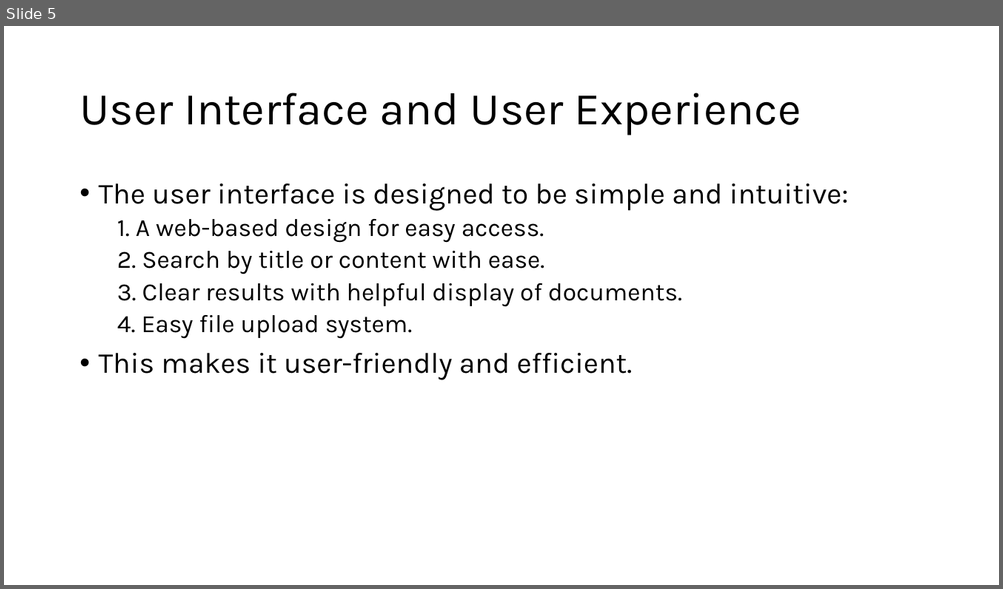
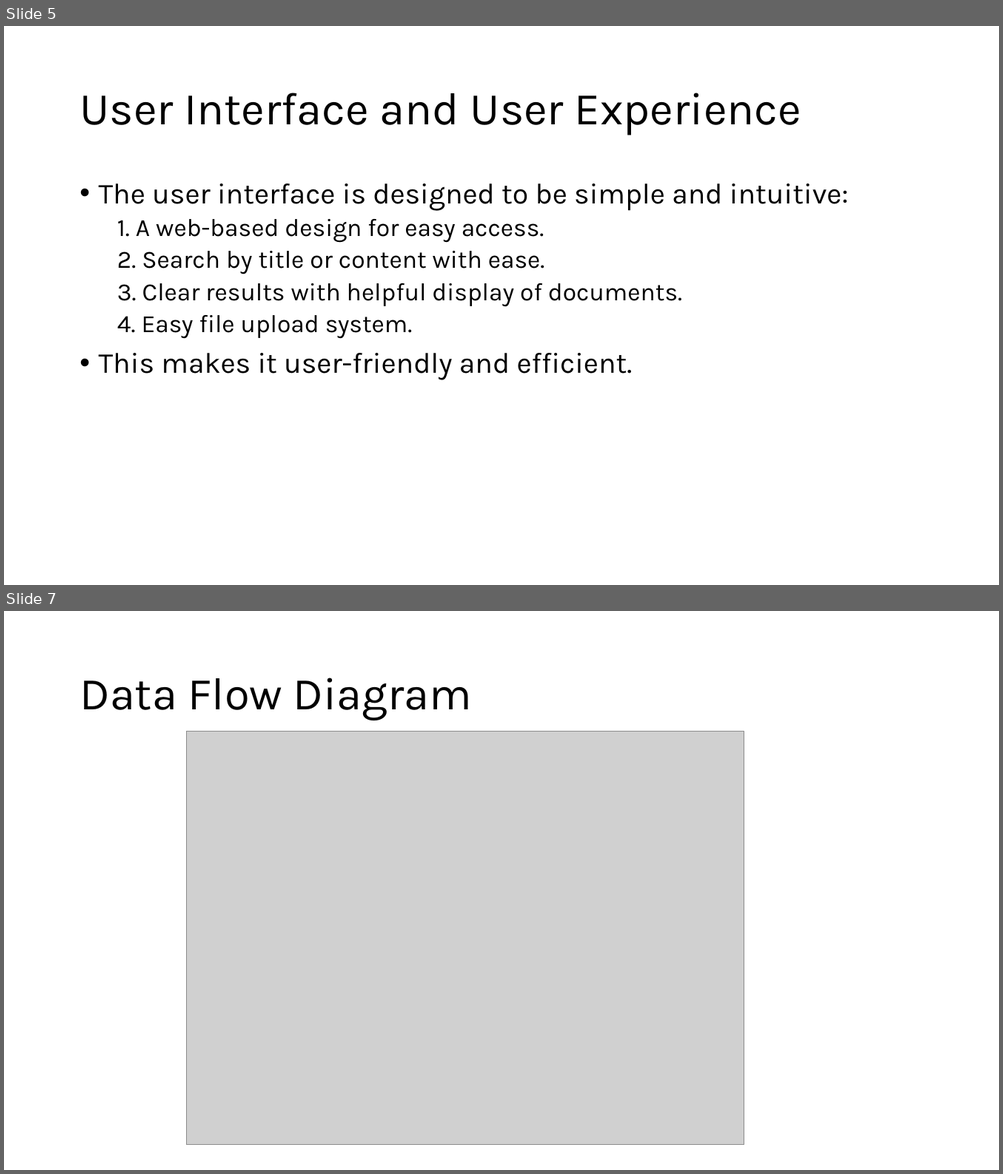
Before and after one commit to AbdulMateenzwl/Information-Retrieval, a slide deck: Assignment 1 (Document Search)/Document_Search_Engine_Feynman_Presentation.pptx. Shown one above the other, each under a label of ours: slide 5 before the commit, slides 5 and 7 after it; the slides between them are not shown. The pictures are 1003x589 and 1003x1174 pixels, drawn with LibreOffice and Linux fonts; fonts in the diff are those of the drawing; grey boxes stand for pictures. Boxes give left, top, right and bottom in pixels: in the first picture for what was removed or moved away, otherwise in the second. Text is boxed around its words. In the diff, an @@ line names an element or a change of style, - is before the commit and + after.

```diff
--- a/Assignment 1 (Document Search)/Document_Search_Engine_Feynman_Presentation.pptx
+++ b/Assignment 1 (Document Search)/Document_Search_Engine_Feynman_Presentation.pptx
@@ slide 7 added at (4, 611, 999, 1170), background #FFFFFF @@
@@ title added at (79, 678, 472, 721), 44 pt, text #000000 @@
+Data Flow Diagram
@@ picture added at (186, 731, 743, 1145) @@
```
Also in this commit, not shown: 5 slides changed, 25 other files.
